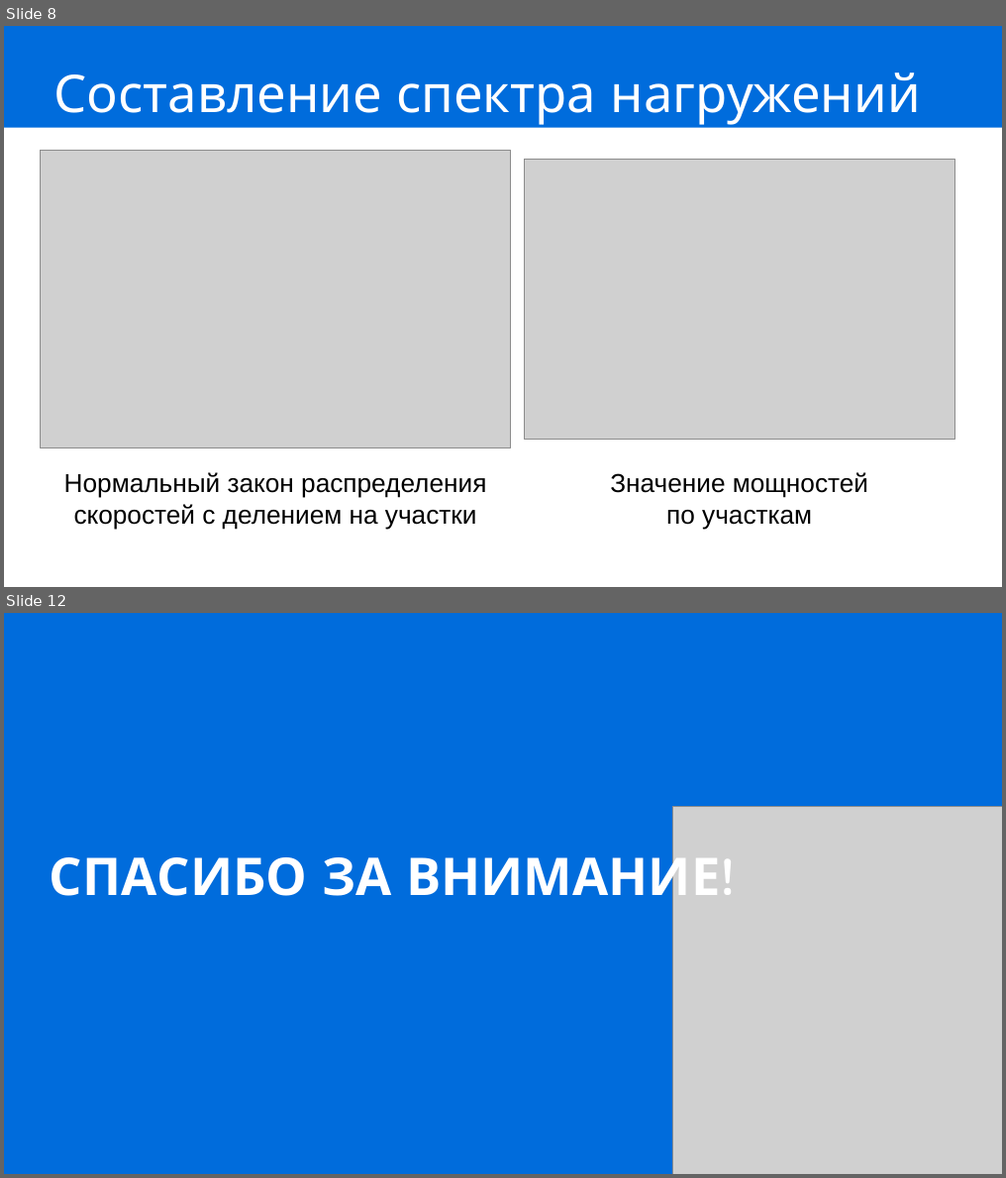
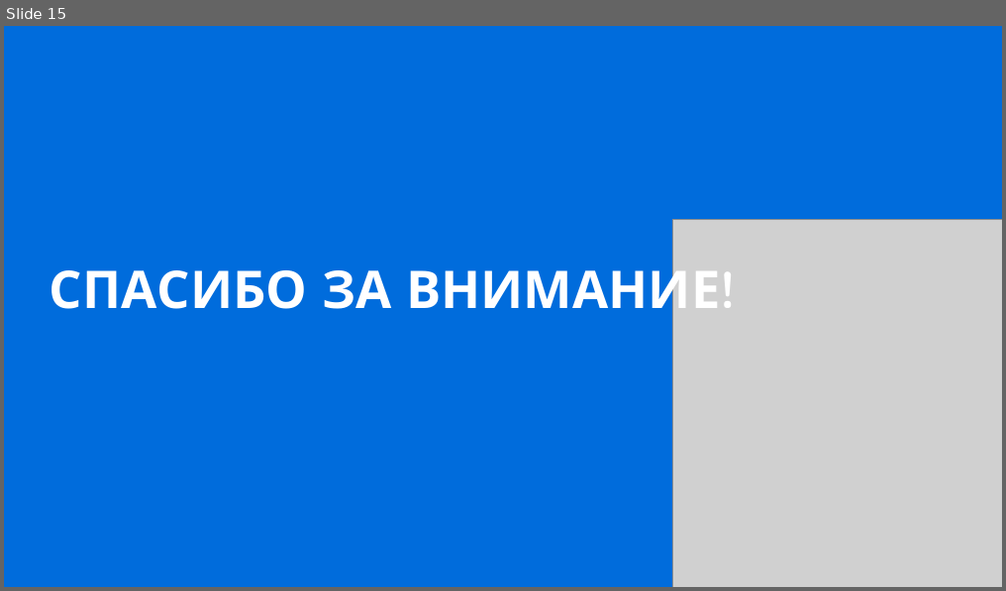
Before and after one commit to IbrahimDzheby/Diplom, a slide deck: НИРС2/Защита.pptx. Shown one above the other, each under a label of ours: slides 8 and 12 before the commit, slide 15 after it; the slides between them are not shown. The pictures are 1006x1178 and 1006x591 pixels, drawn with LibreOffice and Linux fonts; fonts in the diff are those of the drawing; grey boxes stand for pictures. Boxes give left, top, right and bottom in pixels: in the first picture for what was removed or moved away, otherwise in the second. Text is boxed around its words. In the diff, an @@ line names an element or a change of style, - is before the commit and + after.

```diff
--- a/НИРС2/Защита.pptx
+++ b/НИРС2/Защита.pptx
@@ slide 8 removed at [4, 26, 1002, 587], background #FFFFFF @@
@@ rectangle removed at [4, 26, 1002, 128] @@
@@ title removed at [54, 73, 921, 125] @@
-Составление спектра нагружений
@@ picture removed at [40, 151, 510, 449] @@
@@ picture removed at [525, 159, 955, 439] @@
@@ text removed at [64, 472, 486, 530] @@
-Нормальный закон распределения
-скоростей с делением на участки
@@ text removed at [610, 472, 868, 530] @@
-Значение мощностей
-по участкам
@@ what was slide 12 is now slide 15 @@
```
Also in this commit, not shown: 1 slide changed, 13 slides added, 9 other slides removed, 12 other files.
